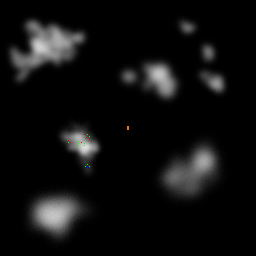
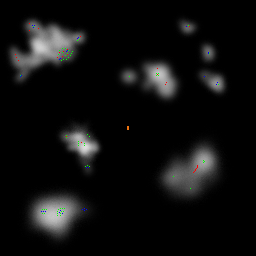
The second (256, 256) image is a revision of the first. Changes to its layers:
renamed "Layer 1" to "entities", painted on it over box(15, 23, 219, 216)
